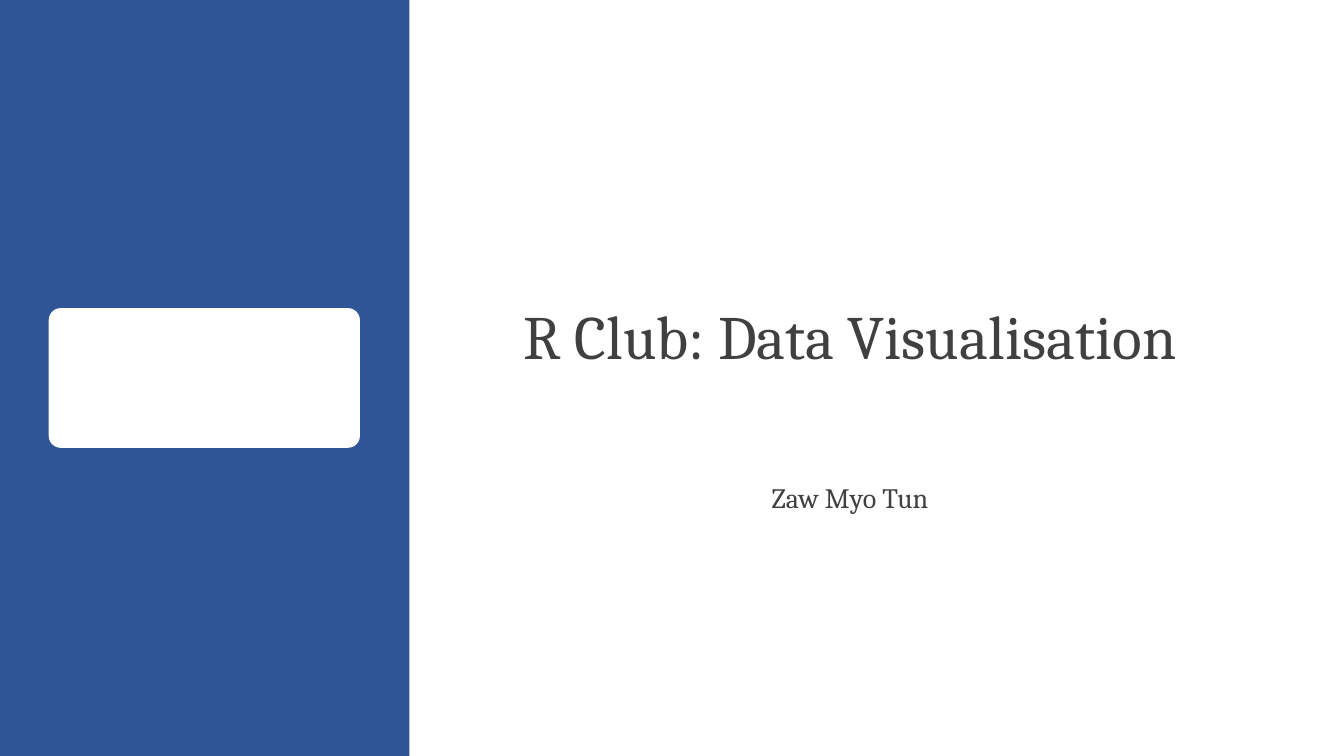
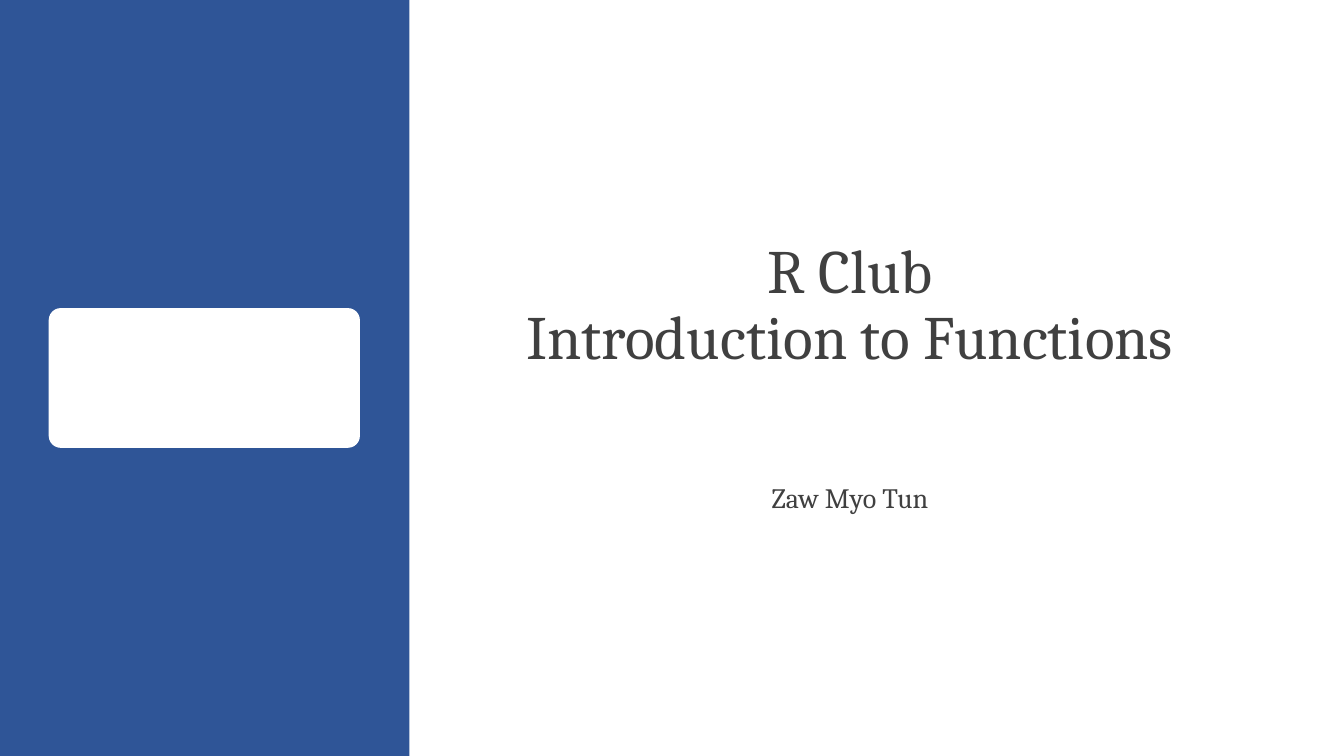
Before and after one commit to zawmtun/r_club, a slide deck: slide 1 of ex/05_functions.pptx. Drawn at 1344x756 pixels with LibreOffice and Linux fonts; fonts in the diff are those of the drawing; background and template pictures are left out. Boxes give left, top, right and bottom in pixels: in the first picture for what was removed or moved away, otherwise in the second. Text is boxed around its words. In the diff, an @@ line names an element or a change of style, - is before the commit and + after.

Commit message:
functions and join

```diff
--- a/ex/05_functions.pptx
+++ b/ex/05_functions.pptx
@@ title at (x1=526, y1=250, x2=1174, y2=360): text changed @@
-R Club: Data Visualisation
+R Club
+Introduction to Functions
```
Also in this commit, not shown: 3 slides added, 15 slides removed, 6 other files.
